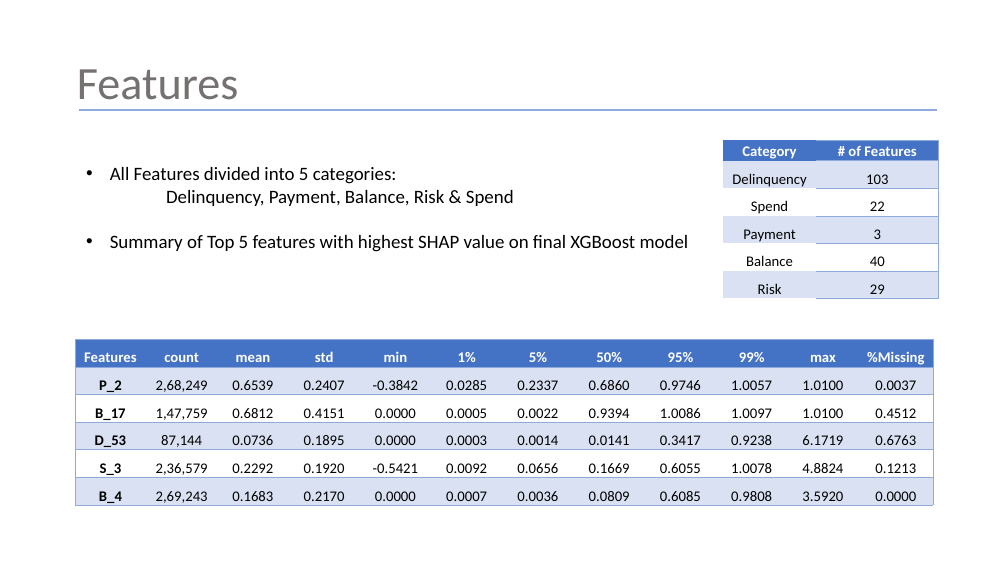
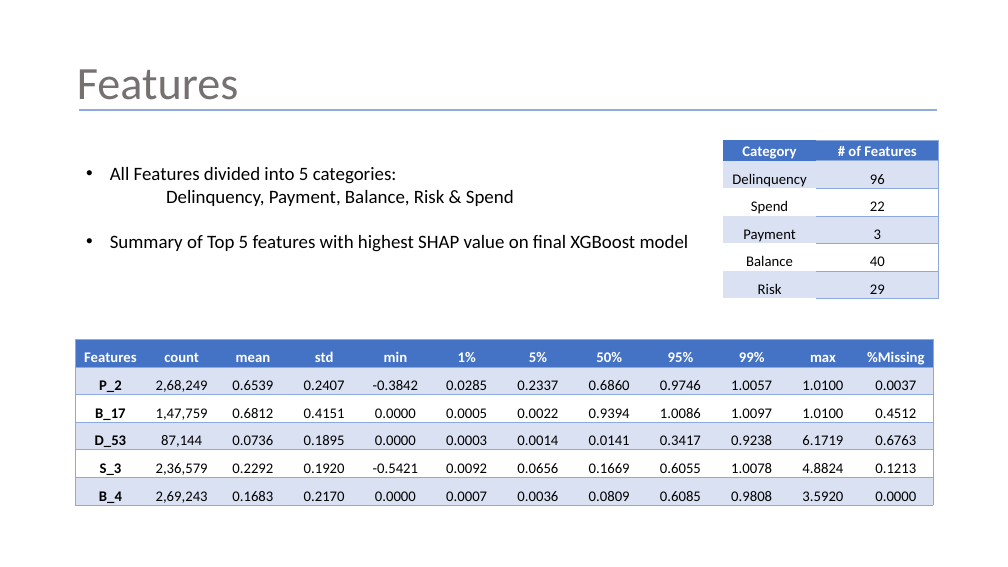
Before and after one commit to Shritej24c/Credit-Default-Pred, a slide deck: slide 4 of Credit Default Risk.pptx. Drawn at 1008x567 pixels with LibreOffice and Linux fonts; fonts in the diff are those of the drawing. Boxes give left, top, right and bottom in pixels: in the first picture for what was removed or moved away, otherwise in the second. Text is boxed around its words. In the diff, an @@ line names an element or a change of style, - is before the commit and + after.

```diff
--- a/Credit Default Risk.pptx
+++ b/Credit Default Risk.pptx
@@ table at box(724, 140, 939, 299) @@
-row 2, column 2: 103
+row 2, column 2: 96
```
Also in this commit, not shown: 1 other slide changed, 1 other file.
